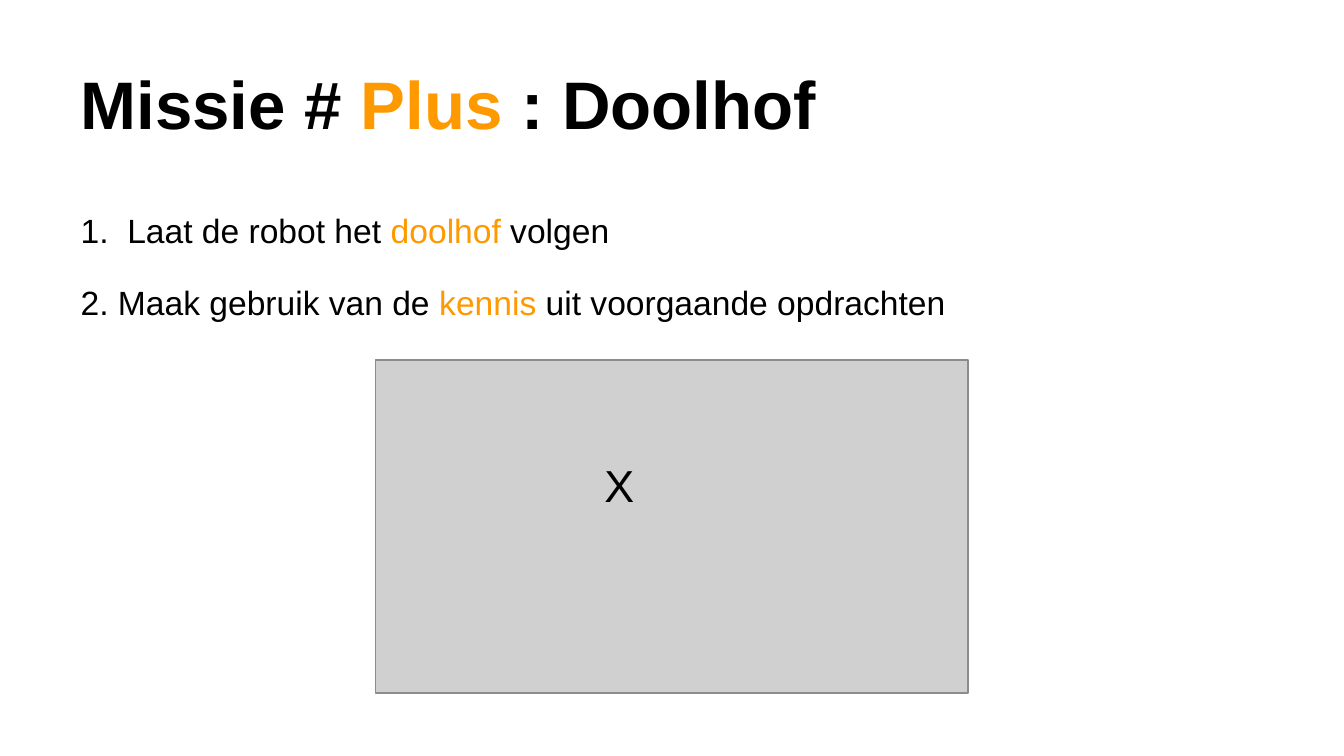
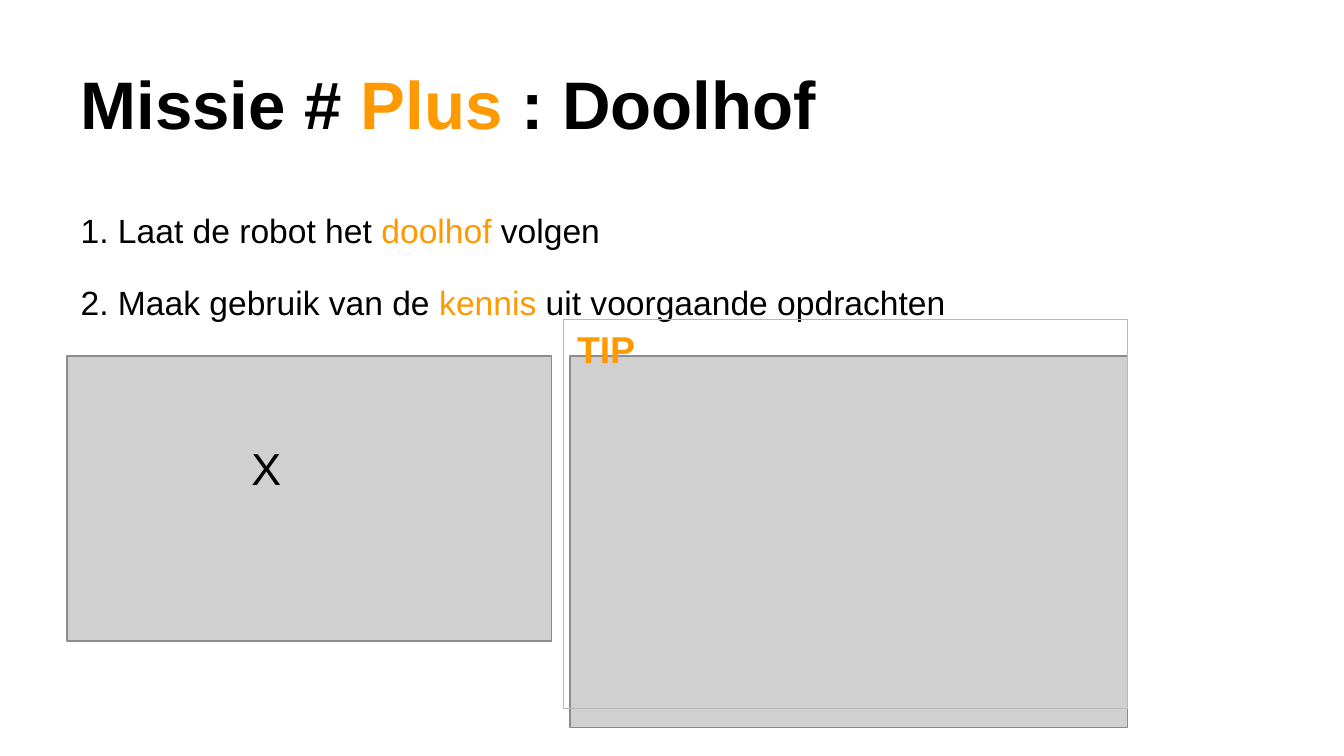
Before and after one commit to zilverstede/Devoxx4kids-Mindstorms, a slide deck: slide 35 of Devoxx4Kids Mindstorms Workshop NL.pptx. Drawn at 1344x756 pixels with LibreOffice and Linux fonts; fonts in the diff are those of the drawing; grey boxes stand for pictures; background and template pictures are left out. Boxes give left, top, right and bottom in pixels: in the first picture for what was removed or moved away, otherwise in the second. Text is boxed around its words. In the diff, an @@ line names an element or a change of style, - is before the commit and + after.

Commit message:
Extra informatie toegevoegd aan de Plus missie sheet over dobbelen/random

```diff
--- a/Devoxx4Kids Mindstorms Workshop NL.pptx
+++ b/Devoxx4Kids Mindstorms Workshop NL.pptx
@@ rectangle added at [564, 320, 1129, 708], outline #B8B8B8 0.75 pt, 20 pt, text #FF9900, bold @@
+TIP
@@ picture: place and size @@
-picture at [376, 360, 969, 694]
+picture at [67, 356, 551, 641]
@@ picture added at [570, 356, 1128, 728] @@
@@ text "X": place and size @@
-text "X" at [604, 471, 634, 502]
+text "X" at [251, 454, 281, 485]
```
